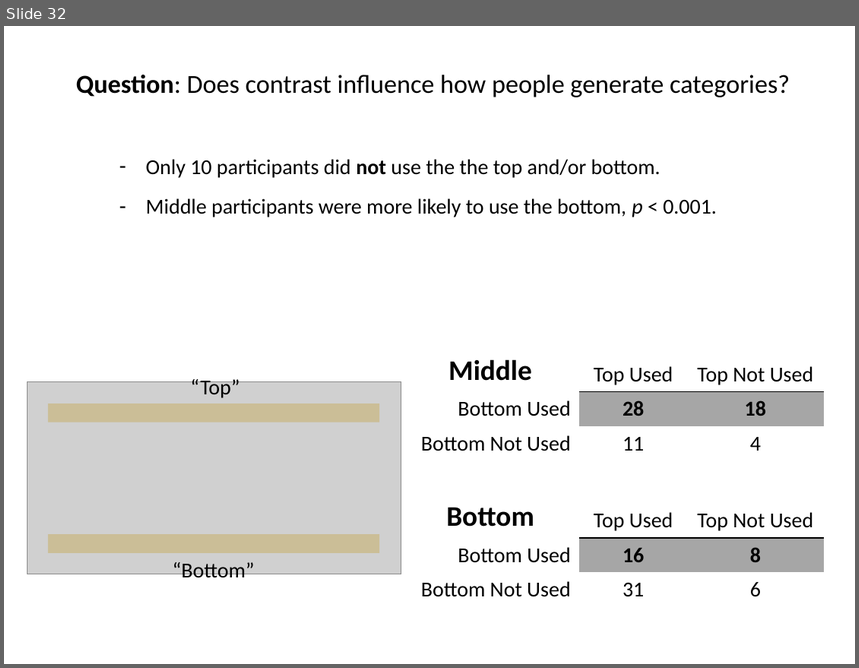
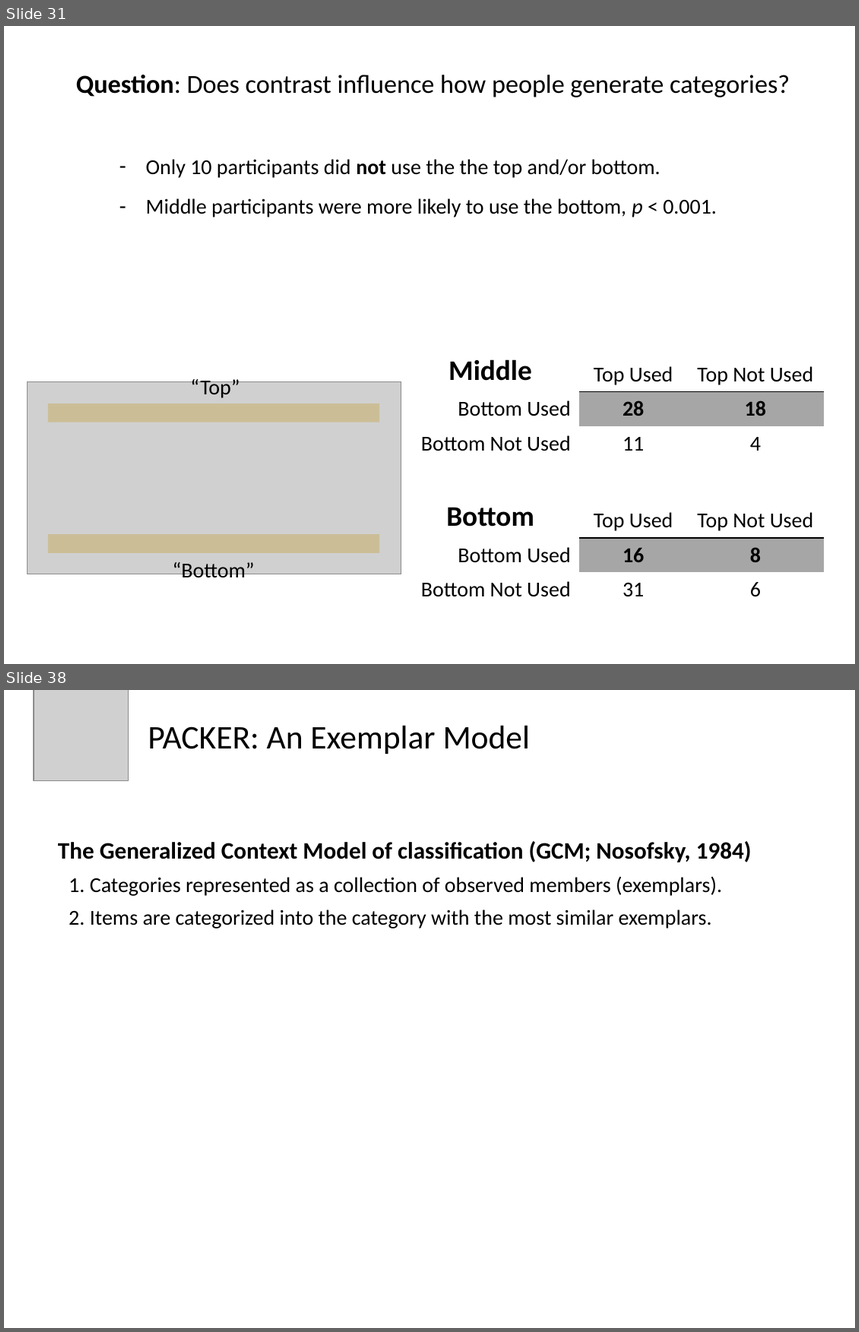
Before and after one commit to AusterweilLab/generating_categories, a slide deck: Presentations/ccn-bbag-march-2-2017.pptx. Shown one above the other, each under a label of ours: slide 32 before the commit, slides 31 and 38 after it; the slides between them are not shown. The pictures are 859x668 and 859x1332 pixels, drawn with LibreOffice and Linux fonts; fonts in the diff are those of the drawing; grey boxes stand for pictures. Boxes give left, top, right and bottom in pixels: in the first picture for what was removed or moved away, otherwise in the second. Text is boxed around its words. In the diff, an @@ line names an element or a change of style, - is before the commit and + after.

```diff
--- a/Presentations/ccn-bbag-march-2-2017.pptx
+++ b/Presentations/ccn-bbag-march-2-2017.pptx
@@ slide 38 added at [4, 690, 855, 1328], background #FFFFFF @@
@@ picture added at [34, 690, 129, 780] @@
@@ text added at [148, 725, 531, 754], 28 pt, text #000000 @@
+PACKER: An Exemplar Model
@@ text added at [58, 841, 752, 929], 18 pt, text #000000 @@
+The Generalized Context Model of classification (GCM; Nosofsky, 1984)
+1. Categories represented as a collection of observed members (exemplars).
+2. Items are categorized into the category with the most similar exemplars.
@@ what was slide 32 is now slide 31 @@
```
Also in this commit, not shown: 5 slides changed, 5 other slides added, 5 slides removed, 11 other files.
